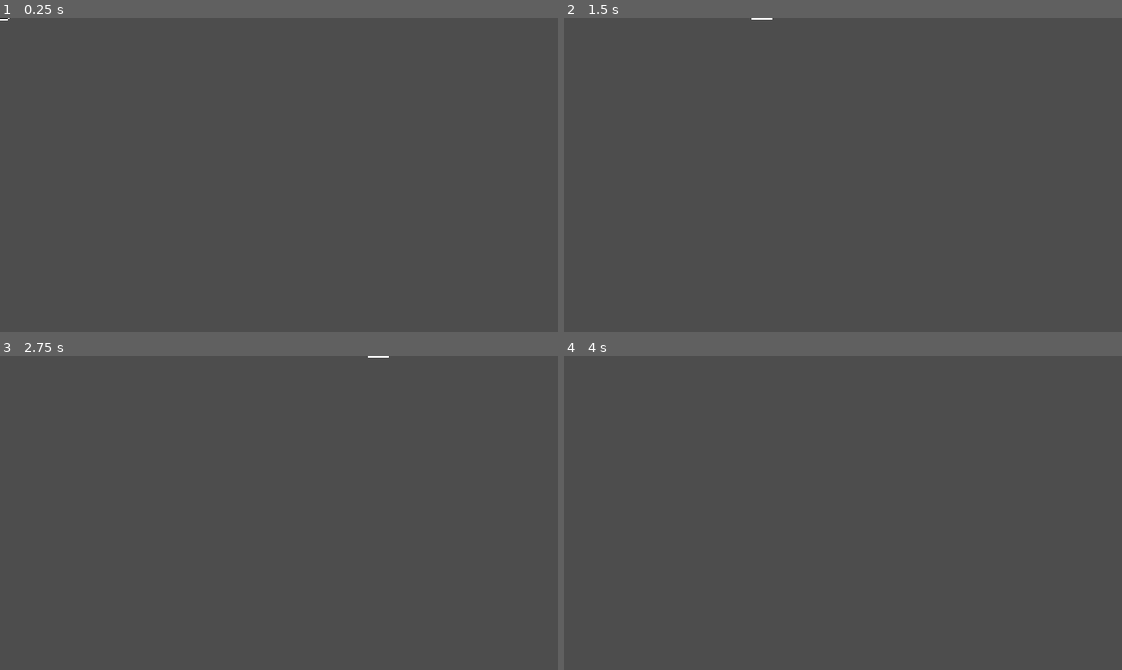
Above: before the commit, frames 1-4 (two rows, left to right).
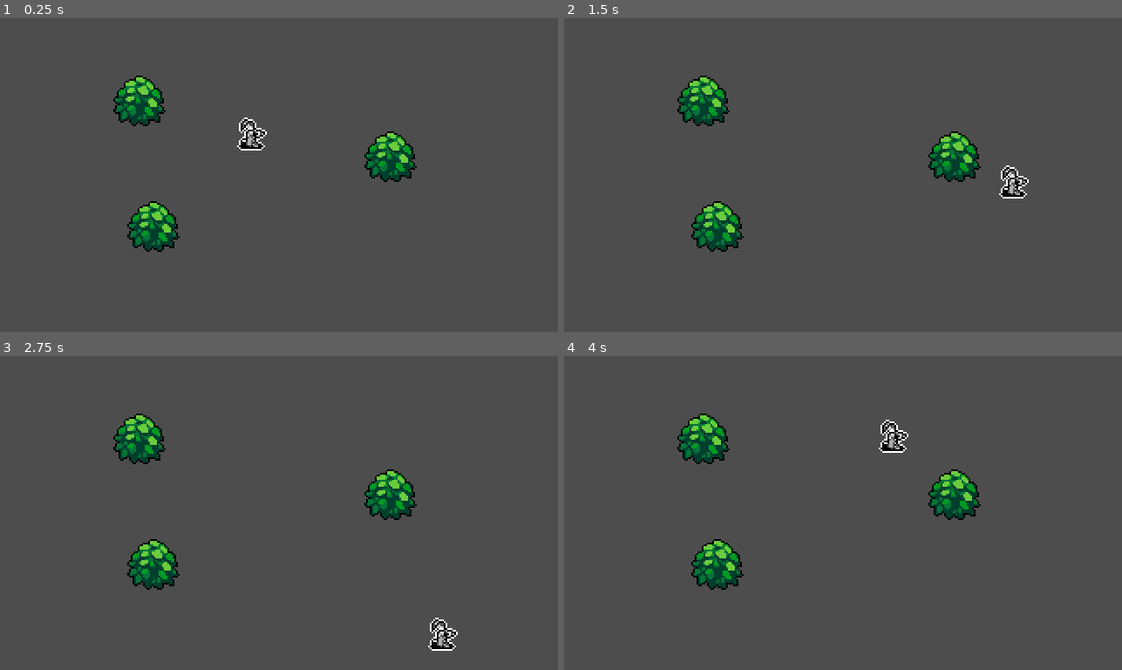
Above: after the commit, the same moments.

Repository: Ayrlyn/ChaosSurvivors
Game: Godot game, scene res://Levels/world.tscn
Two runs of this game, one before a commit and one after it. Both use one fixed random seed, a clock stepped at 60 frames per second and the inputs below.
Inputs:
- Up to frame 1 (0.25 s): no input
- Up to frame 2 (1.5 s): tap Enter at 0.5 s; hold Right (ui_right) 0.53-1.28 s; hold Down (ui_down) from 1.28 s (still down)
- Up to frame 3 (2.75 s): release Down (ui_down) at 2.03 s; hold Right (ui_right) from 2.03 s (still down)
- Up to frame 4 (4 s): tap Space at 2.75 s; release Right (ui_right) at 2.78 s; hold Up (ui_up) 2.78-3.53 s; hold Left (ui_left) from 3.53 s (still down)

The runs differ from the first frame. In frame 1, 3.6% of the frame differs, in the area x 0-75%, y 0-75%; in frame 2, 3.6%, in the area x 20-84%, y 0-75%; in frame 3, 3.6%; in frame 4, 3.6%.

Commit message:
[ADD]Bush entities to World scene

Diff:
--- a/Levels/world.tscn
+++ b/Levels/world.tscn
@@ -1,12 +1,24 @@
-[gd_scene load_steps=2 format=3 uid="uid://cghif0iqllsal"]
+[gd_scene load_steps=3 format=3 uid="uid://cghif0iqllsal"]
 
 [ext_resource type="PackedScene" uid="uid://bwf370miyvxa1" path="res://Entities/Player.tscn" id="1_u3wo3"]
+[ext_resource type="PackedScene" uid="uid://bjycstmmgtcny" path="res://Entities/World/Bush.tscn" id="2_eppwm"]
 
 [node name="World" type="Node2D"]
+y_sort_enabled = true
 
 [node name="Player" parent="." instance=ExtResource("1_u3wo3")]
+position = Vector2(144, 72)
 
 [node name="CollisionTest" type="StaticBody2D" parent="."]
 
 [node name="CollisionPolygon2D" type="CollisionPolygon2D" parent="CollisionTest"]
 polygon = PackedVector2Array(32, 40, 32, 40, 24, 88, 32, 128, 40, 160, 72, 176, 120, 168, 168, 160, 224, 168, 256, 168, 280, 112, 296, 88, 304, 48, 296, 24, 248, 24, 192, 16, 152, 8, 112, 8, 88, 16, 72, 16, 56, 24, 32, 32, 0, 32, 0, 0, 320, 0, 320, 192, 0, 192, 0, 32, 32, 32)
+
+[node name="Bush" parent="." instance=ExtResource("2_eppwm")]
+position = Vector2(80, 48)
+
+[node name="Bush2" parent="." instance=ExtResource("2_eppwm")]
+position = Vector2(88, 120)
+
+[node name="Bush3" parent="." instance=ExtResource("2_eppwm")]
+position = Vector2(224, 80)
